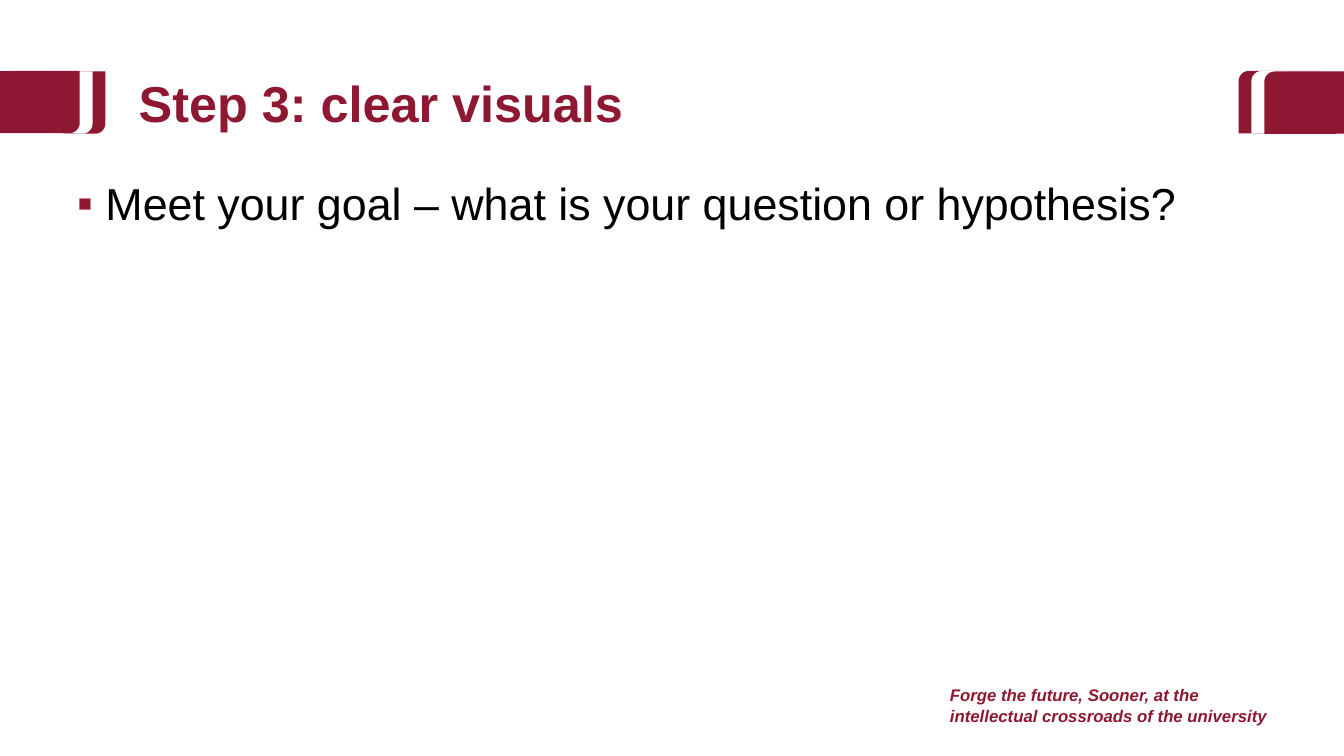
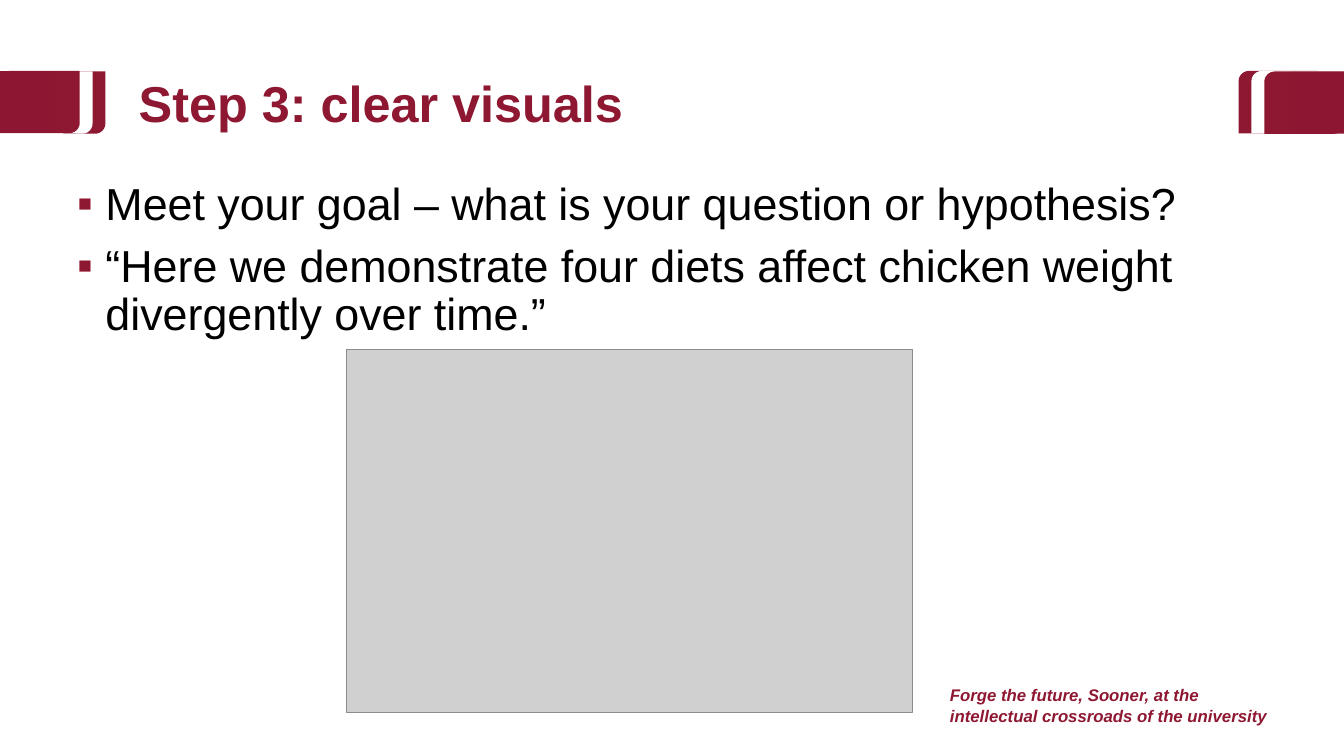
Before and after one commit to baeolophus/2025_data_viz_research, a slide deck: slide 49 of activities.pptx (slide 42 before the commit). Drawn at 1344x756 pixels with LibreOffice and Linux fonts; fonts in the diff are those of the drawing; grey boxes stand for pictures; background and template pictures are left out. Boxes give left, top, right and bottom in pixels: in the first picture for what was removed or moved away, otherwise in the second. Text is boxed around its words. In the diff, an @@ line names an element or a change of style, - is before the commit and + after.

```diff
--- a/activities.pptx
+++ b/activities.pptx
@@ text at (x1=105, y1=249, x2=1172, y2=339): paragraph added @@
+▪ “Here we demonstrate four diets affect chicken weight divergently over time.”
@@ picture added at (x1=347, y1=350, x2=912, y2=712) @@
```
Also in this commit, not shown: 6 other slides changed, 8 slides added, 1 other file.
